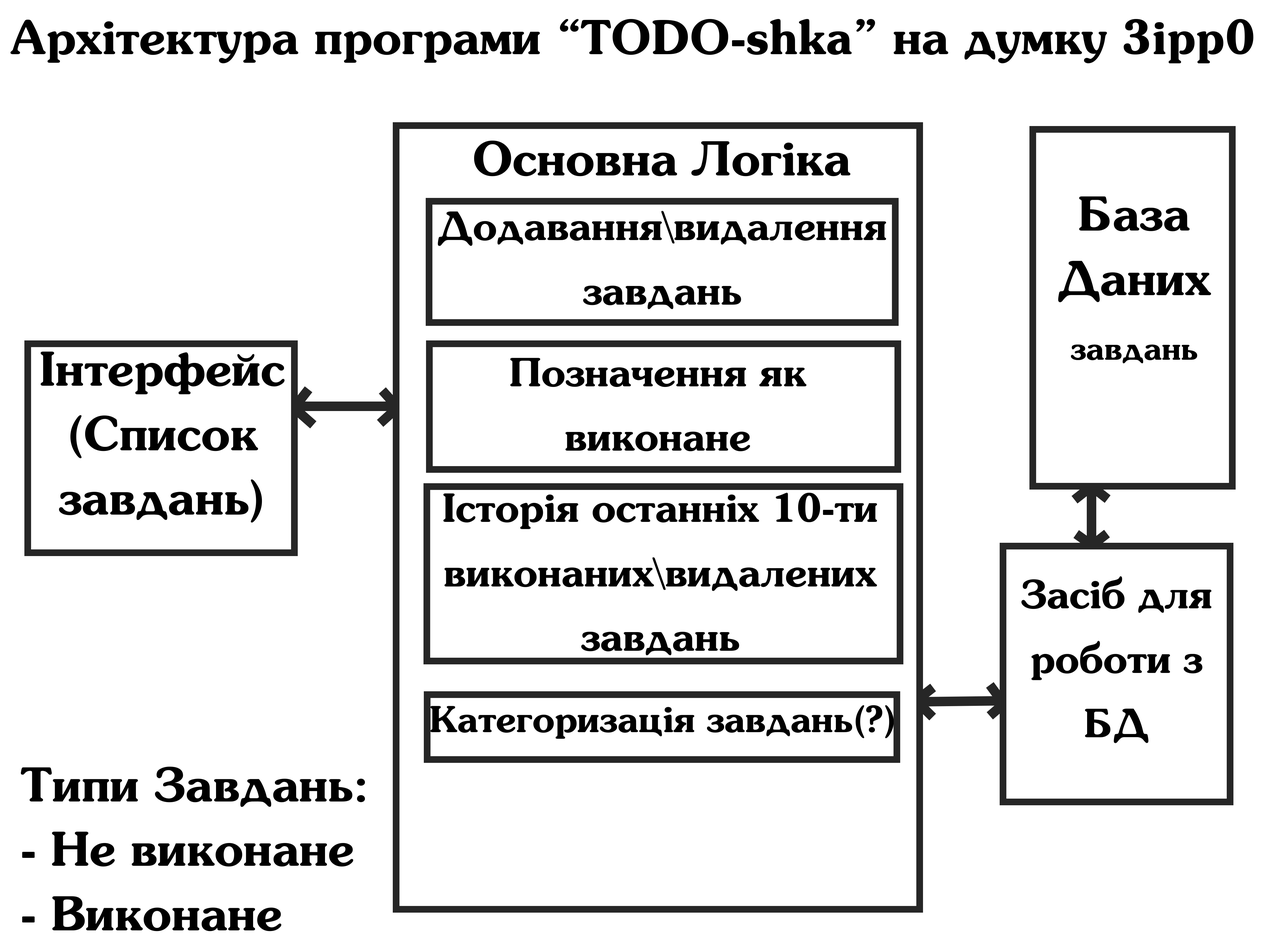
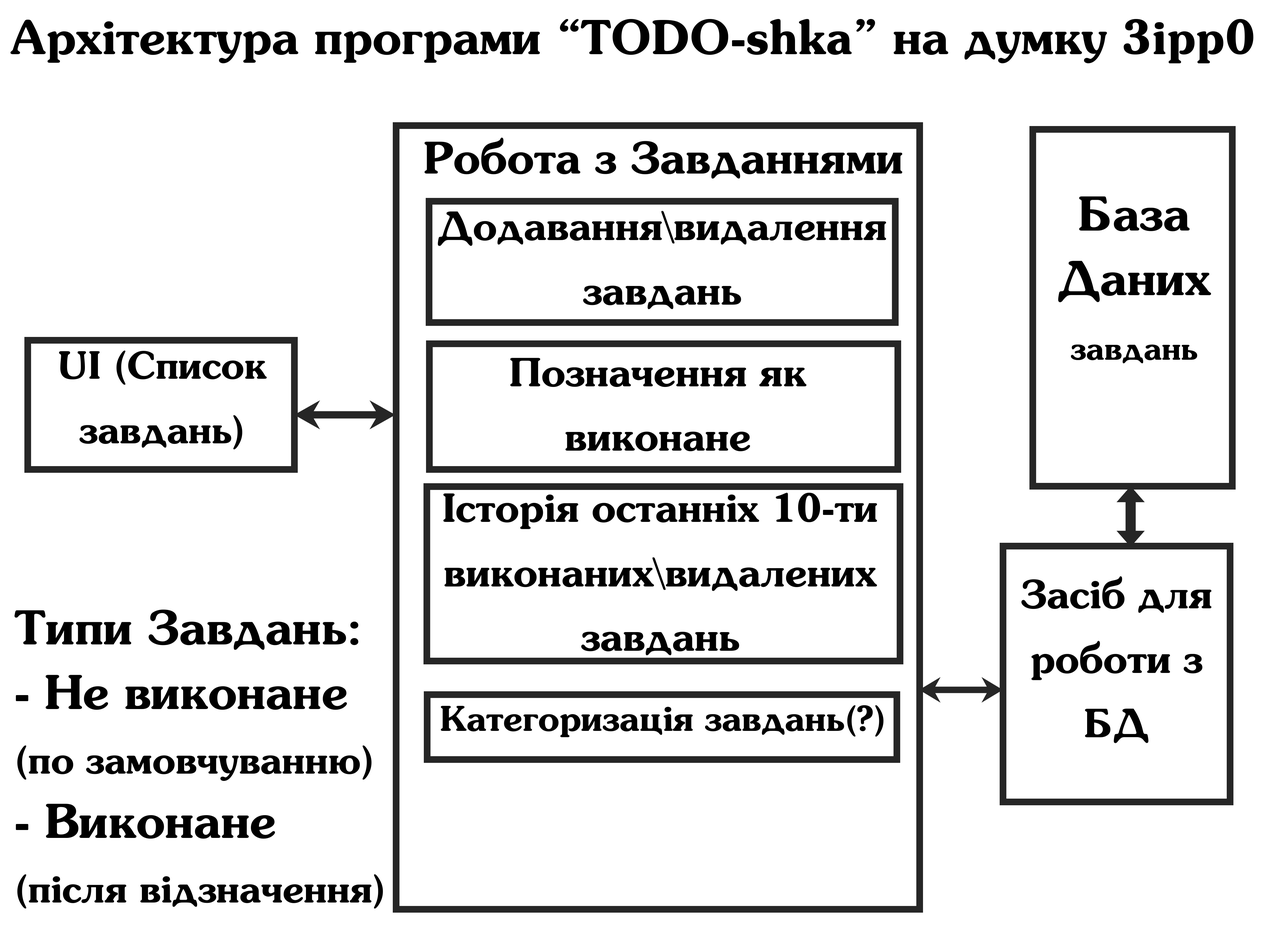
Comparing the layer stacks of the two 1267 x 950 images. Changes:
renamed "Інтерфейс (Список завдань)" to "UI (Список завдань)", painted on it over [40, 350, 285, 523]
painted on "Rectangle 8" over [24, 336, 298, 557]
renamed "Типи Завдань: - Не виконане - Виконане" to "Типи Завдань: - Не виконане (по замовчуванню) - Виконане (після", painted on it over [14, 609, 383, 932]
renamed "Основна Логіка" to "Робота з Завданнями", painted on it over [424, 137, 903, 179]
renamed "Shape 17" to "Shape 28", moved it above "Категоризація завдань(?)", painted on it over [297, 400, 393, 430]
removed layer "Shape 16" over [378, 387, 393, 406]
removed layer "Shape 15" over [297, 386, 313, 407]
removed layer "Shape 14" over [297, 407, 317, 429]
removed layer "Shape 13" over [297, 401, 393, 412]
painted on "Категоризація завдань(?)" over [430, 705, 894, 739]
removed layer "Shape 19" over [1073, 530, 1094, 543]
removed layer "Shape 18" over [1089, 529, 1110, 543]
removed layer "Shape 11" over [986, 702, 1000, 720]
added layer "Shape 27" above "Shape 29" over [1116, 489, 1145, 543]
renamed "Shape 10" to "Shape 29", painted on it over [922, 677, 1000, 703]
removed layer "Shape 9" over [922, 701, 936, 721]
removed layer "Shape 24" over [922, 683, 936, 701]
removed layer "Shape 7" over [922, 696, 1000, 707]
removed layer "Shape 3" over [1071, 489, 1094, 504]
removed layer "Shape 23" over [1089, 489, 1111, 503]
removed layer "Shape 1" over [1086, 489, 1097, 543]
